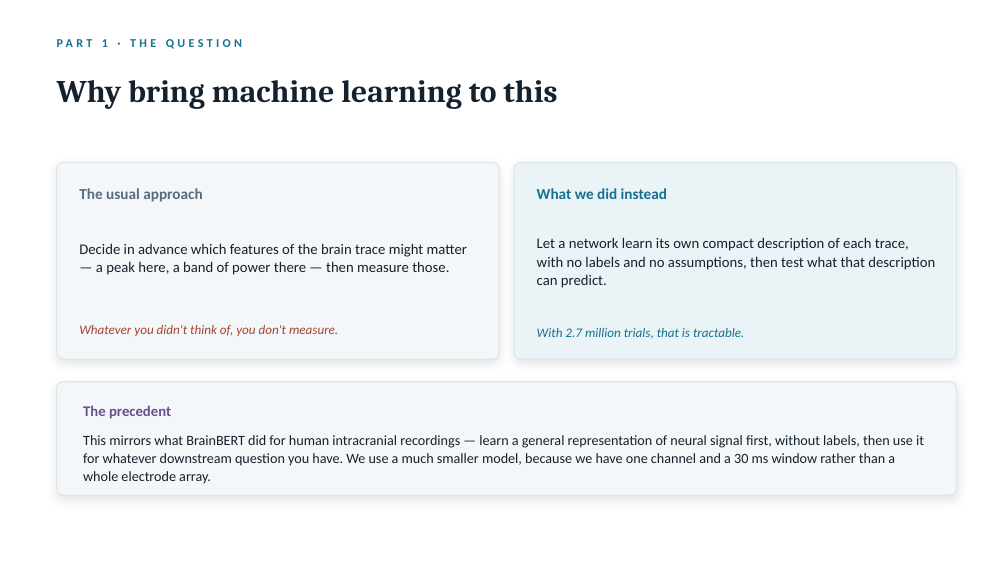
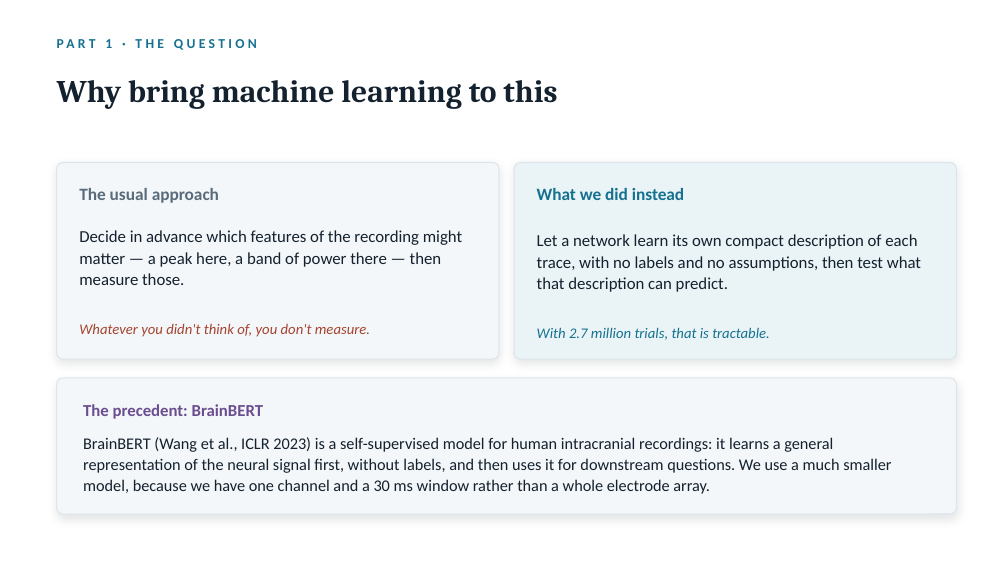
Before and after one commit to switchrao777/hroc-ncan, a slide deck: slide 5 of slides/HROC_Team_Presentation.pptx (slide 4 before the commit). Drawn at 1008x567 pixels with LibreOffice and Linux fonts; fonts in the diff are those of the drawing. Boxes give left, top, right and bottom in pixels: in the first picture for what was removed or moved away, otherwise in the second. Text is boxed around its words. In the diff, an @@ line names an element or a change of style, - is before the commit and + after.

```diff
--- a/slides/HROC_Team_Presentation.pptx
+++ b/slides/HROC_Team_Presentation.pptx
@@ text "PART 1 · THE QUESTION" at [105,39,112,48]: size 11.5 to 13 pt @@
@@ text "The usual approach" at [79,188,219,203]: size 14.5 to 16.5 pt @@
@@ text "What we did instead" at [537,188,684,200]: size 14.5 to 16.5 pt @@
@@ text at [79,230,462,285]: text changed; size 14 to 16 pt @@
-Decide in advance which features of the brain trace might matter — a peak here, a band of power there — then measure those.
+Decide in advance which features of the recording might matter — a peak here, a band of power there — then measure those.
@@ text "Let a network learn its ..." at [537,234,921,292]: size 14 to 16 pt @@
@@ text "Whatever you didn't think of, ..." at [79,323,370,337]: size 12.5 to 14 pt @@
@@ text "With 2.7 million trials, that ..." at [537,327,770,340]: size 12.5 to 14 pt @@
@@ rounded rectangle: place and size @@
-rounded rectangle at [57,382,957,495]
+rounded rectangle at [57,378,957,514]
@@ rounded rectangle at [57,378,957,514]: proportions changed @@
@@ text at [83,404,263,419]: text changed; size 14 to 16 pt @@
-The precedent
+The precedent: BrainBERT
@@ text at [83,437,891,494]: text changed; size 13.5 to 15.5 pt @@
-This mirrors what BrainBERT did for human intracranial recordings — learn a general representation of neural signal first, without labels, then use it for whatever downstream question you have. We use a much smaller model, because we have one channel and a 30 ms window rather than a whole electrode array.
+BrainBERT (Wang et al., ICLR 2023) is a self-supervised model for human intracranial recordings: it learns a general representation of the neural signal first, without labels, and then uses it for downstream questions. We use a much smaller model, because we have one channel and a 30 ms window rather than a whole electrode array.
```
Also in this commit, not shown: 32 other slides changed, 1 slide added, 1 slide removed, 31 other files.
